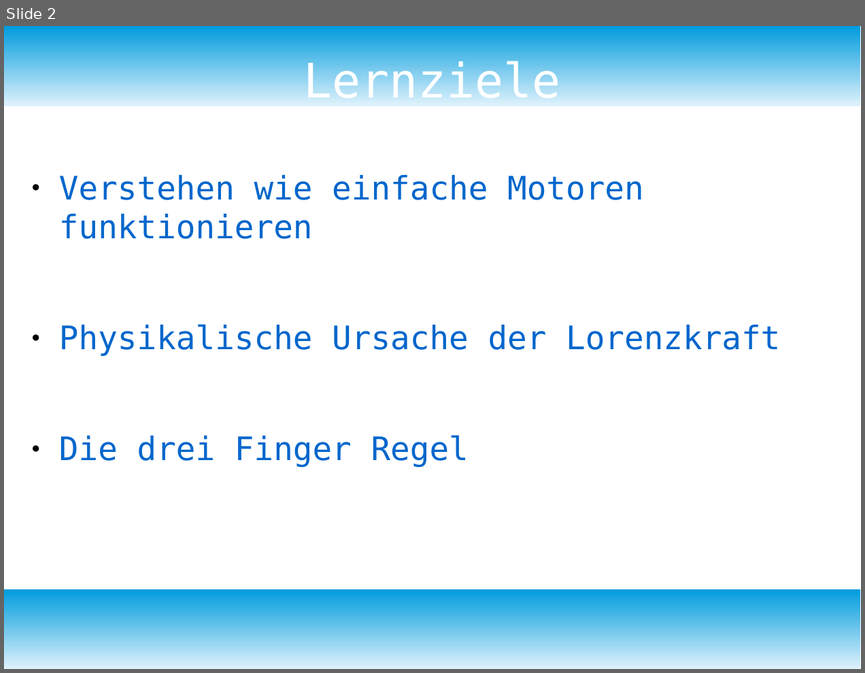
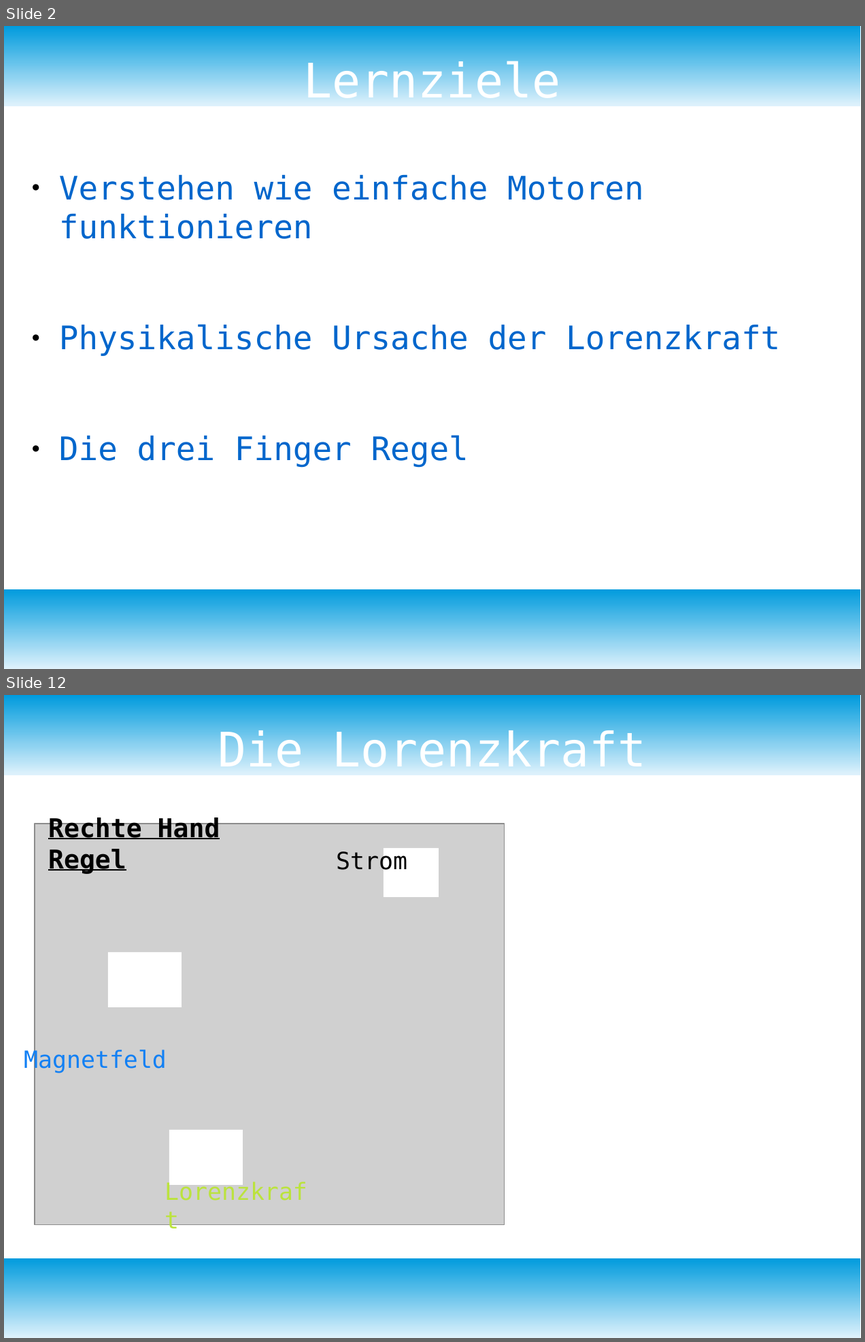
Before and after one commit to bearums/teaching, a slide deck: B5/physik/D12/2)Elektromagnetismus/05_HomopolarMotor/Homopolar_Motor.odp. Shown one above the other, each under a label of ours: slide 2 before the commit, slides 2 and 12 after it; the slides between them are not shown. The pictures are 865x673 and 865x1342 pixels, drawn with LibreOffice and Linux fonts; fonts in the diff are those of the drawing; grey boxes stand for pictures. Boxes give left, top, right and bottom in pixels: in the first picture for what was removed or moved away, otherwise in the second. Text is boxed around its words. In the diff, an @@ line names an element or a change of style, - is before the commit and + after.

```diff
--- a/B5/physik/D12/2)Elektromagnetismus/05_HomopolarMotor/Homopolar_Motor.odp
+++ b/B5/physik/D12/2)Elektromagnetismus/05_HomopolarMotor/Homopolar_Motor.odp
@@ slide 12 added at [4,695,861,1338], background #FFFFFF; not listed: 2 template elements that a slide beside it also shows @@
@@ title added at [218,728,646,777], 44 pt, text #FFFFFF @@
+Die Lorenzkraft
@@ text added at [48,816,220,874], 24 pt, text #000000, bold, underline @@
+Rechte Hand Regel
@@ text added at [336,850,407,875], 22 pt, text #000000 @@
+Strom
@@ text added at [24,1049,167,1073], 22 pt, text #1280F4 @@
+Magnetfeld
@@ group added at [35,824,504,1225]: 3 rectangles, 1 picture @@
@@ text added at [157,1172,328,1243], 22 pt, text #BBE33D @@
+Lorenzkraft
```
Also in this commit, not shown: 4 slides changed, 13 other slides added, 11 other files.
